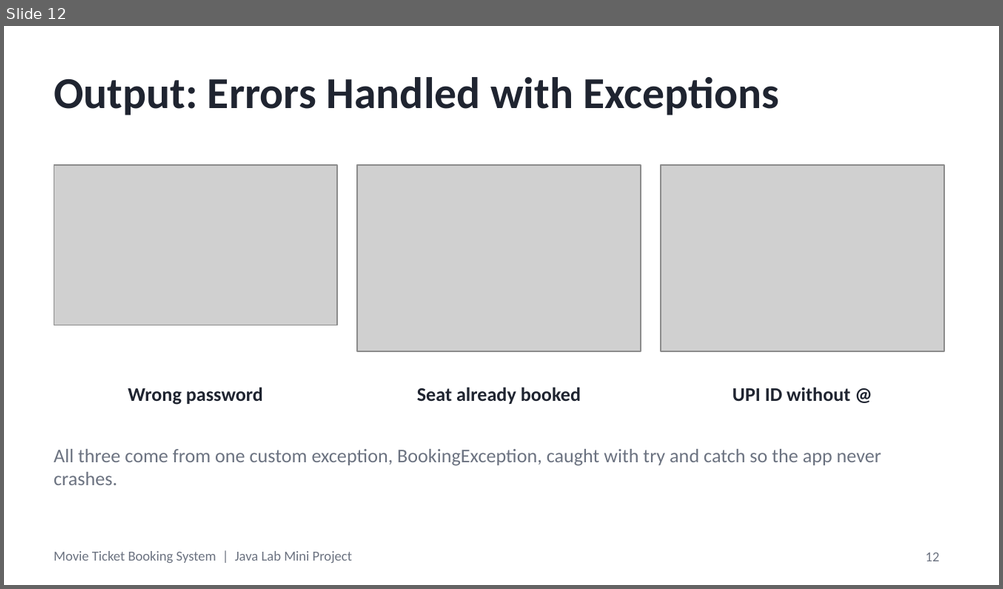
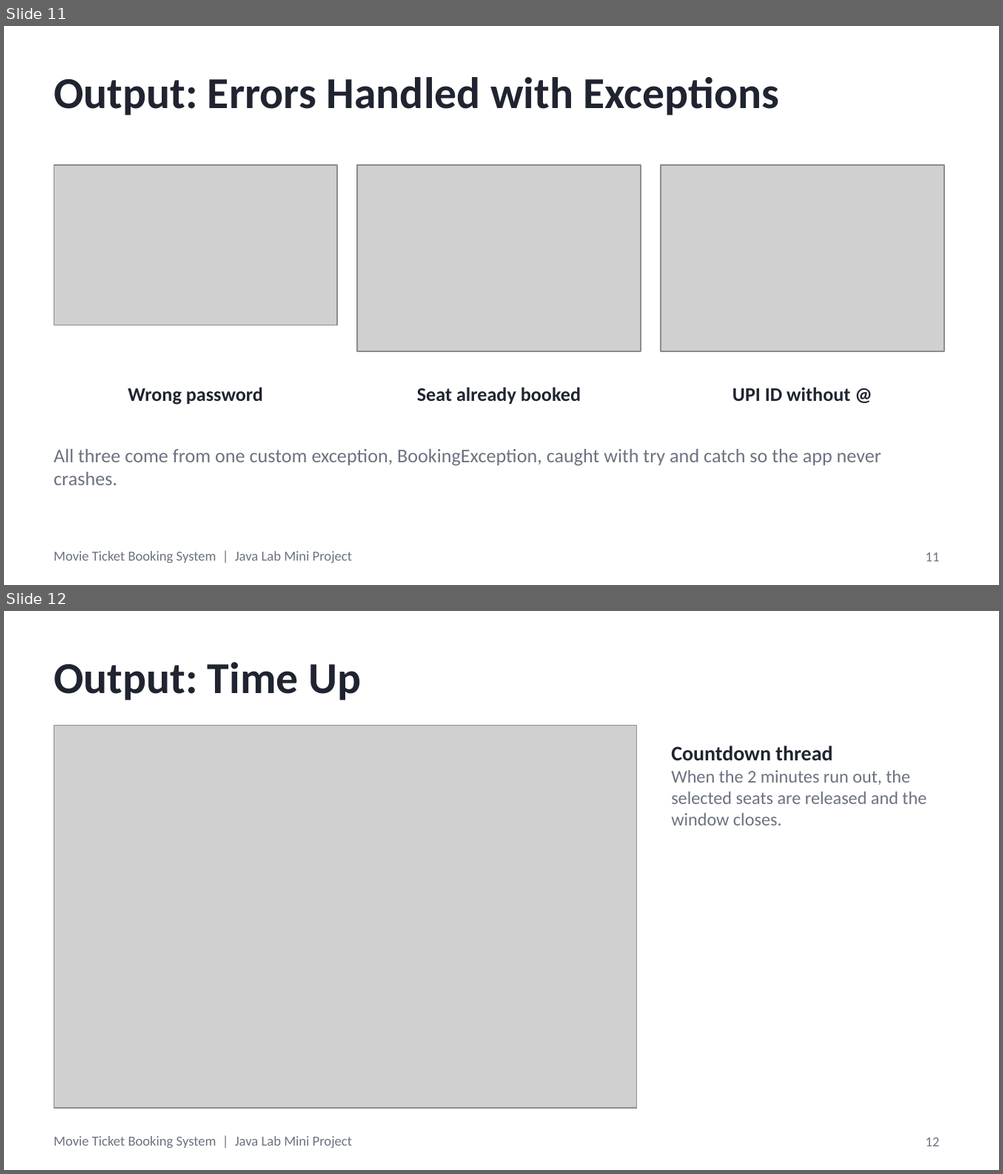
Before and after one commit to ThatOneRahul/Movie-Ticket-Booking-System, a slide deck: Movie Ticket Booking System - Presentation.pptx. Shown one above the other, each under a label of ours: slide 12 before the commit, slides 11 and 12 after it. The pictures are 1003x589 and 1003x1174 pixels, drawn with LibreOffice and Linux fonts; fonts in the diff are those of the drawing; grey boxes stand for pictures. Boxes give left, top, right and bottom in pixels: in the first picture for what was removed or moved away, otherwise in the second. Text is boxed around its words. In the diff, an @@ line names an element or a change of style, - is before the commit and + after.

Commit message:
Redo presentation as Title, Problem Statement, Objective, Program and Output

```diff
--- a/Movie Ticket Booking System - Presentation.pptx
+++ b/Movie Ticket Booking System - Presentation.pptx
@@ slide 12 added at <box>4,611,999,1170</box>, background #FFFFFF; not listed: 1 template element that a slide beside it also shows @@
@@ title added at <box>54,662,361,701</box>, 32 pt, text #1F2430, bold @@
+Output: Time Up
@@ picture added at <box>54,726,637,1108</box> @@
@@ text added at <box>671,746,926,826</box>, 13 pt, text #6B7280 @@
+Countdown thread
+When the 2 minutes run out, the selected seats are released and the window closes.
@@ page number added at <box>925,1138,939,1147</box>, 10 pt, text #6B7280 @@
+12
@@ what was slide 12 is now slide 11 @@
@@ page number at <box>925,553,939,562</box>: text changed @@
-12
+11
```
Also in this commit, not shown: 4 slides changed, 1 other slide added, 4 slides removed, 1 other file.
